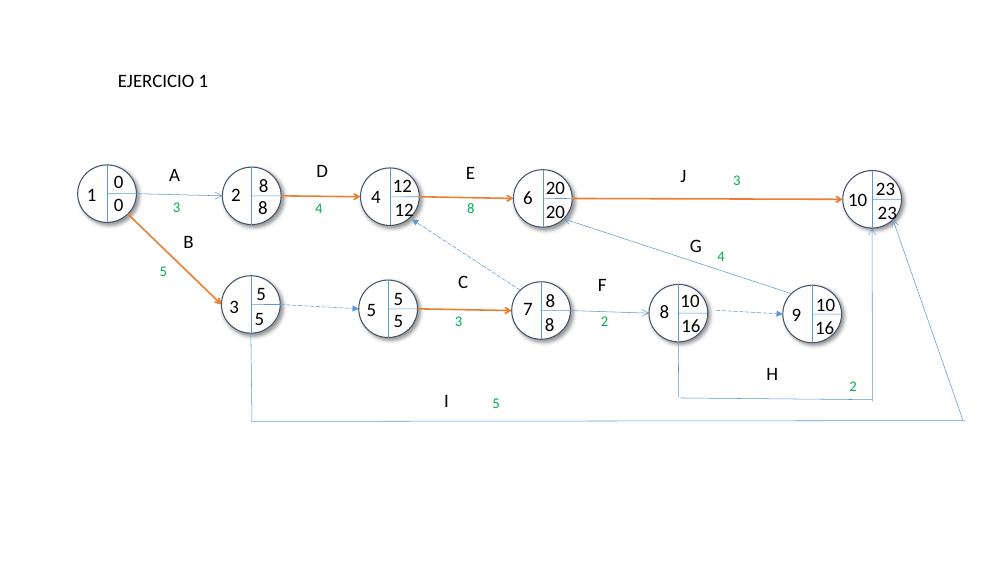
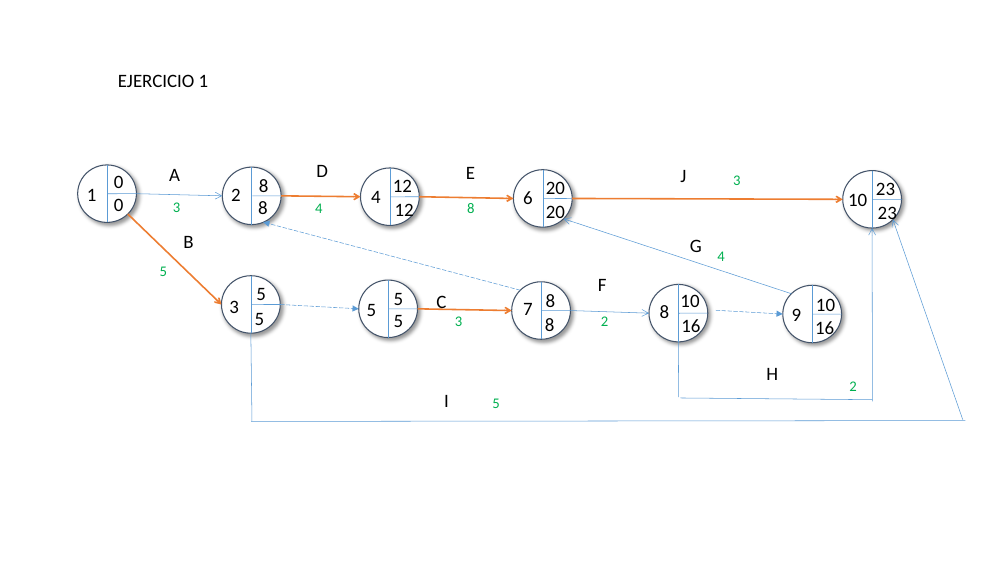
Before and after one commit to miparnisari/modelos2fiuba, a slide deck: slide 2 of tp3-proyectos/Imagenes.pptx. Drawn at 1008x567 pixels with LibreOffice and Linux fonts; fonts in the diff are those of the drawing. Boxes give left, top, right and bottom in pixels: in the first picture for what was removed or moved away, otherwise in the second. Text is boxed around its words. In the diff, an @@ line names an element or a change of style, - is before the commit and + after.

```diff
--- a/tp3-proyectos/Imagenes.pptx
+++ b/tp3-proyectos/Imagenes.pptx
@@ arrow moved from (520, 290) - (412, 219) to (520, 290) - (263, 222) @@
@@ text "C": place and size @@
-text "C" at <box>458,275,468,288</box>
+text "C" at <box>436,295,446,310</box>
```
Also in this commit, not shown: 1 other slide changed, 2 slides added, 1 other file.
